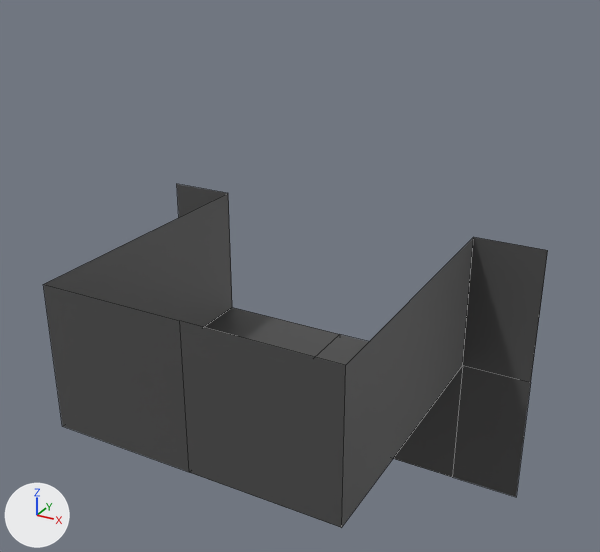
What one commit did to the Blender file Assets/Arting/Model/Level2.blend.
One viewpoint serves both versions: a 50 mm camera at (10.08, -16.92, 12.15) aimed at (0.42, 0.66, 3.36). The axes (+X, +Y, +Z) are drawn at lower left. The lights are the same throughout. Mesh edges are drawn as thin lines. The same objects are shown in both versions, whatever each file hides.

The scene before the commit, as lines of its bpy script (objects in view):
```python
me_plane = bpy.data.meshes.new('Plane')
me_plane.from_pydata(...)  # 20 vertices, 12 faces; spans x -1.5..1.5, y -1.0..1.0, z -1.0..1.0
me_plane.materials.append(mat_material)  # dark grey #4d4d4d
ob_start = bpy.data.objects.new('Start', me_plane)
ob_start.parent = ob_colliders
ob_start.location = (0.0, 0.0, 0.0)
ob_start.scale = (4.0, 4.0, 4.0)
```
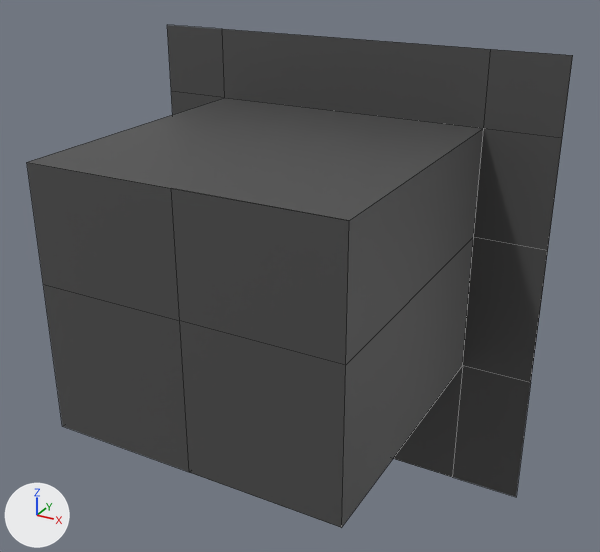
Commit message: Prevent player from peeking out of the map.
Extrusions on start piece.

Changed parts and their boxes (x1, y1, x2, y2) in the pictures (600 x 552 px):
```json
{"object": "Start", "change": "reshaped", "before": [43, 184, 548, 528], "after": [27, 25, 573, 528], "on screen": "8% wider, 46% taller"}
{"part": 1, "of": "me_plane", "change": "added", "after": [27, 25, 573, 365]}
```

Scene script edits in JSON lines:
```json
{"block": "me_plane", "where": "# used by ob_start; parent = ob_colliders; location = (0.0, 0.0, 0.0); scale = (4.0, 4.0, 4.0)"}
{"op": "remove", "block": "me_plane", "code": "me_plane.from_pydata(...)  # 20 vertices, 12 faces; spans x -1.5..1.5, y -1.0..1.0, z -1.0..1.0"}
{"op": "add", "block": "me_plane", "code": "me_plane.from_pydata(...)  # 31 vertices, 22 faces; spans x -1.5..1.5, y -1.0..1.0, z -1.0..2.25"}
{"block": "me_plane", "change": "me_plane part 1"}
{"block": "me_plane", "change": "4 vertices are added at (-1.0, 1.0, 2.25), (1.0, 1.0, 2.25), (-1.5, 1.0, 2.25), (1.5, 1.0, 2.25)"}
{"block": "me_plane", "change": "7 new vertices lie (0.0, 0.0, 0.75) away from vertices in x -1.5..1.5, y -1.0..1.0, z 1.0"}
{"block": "me_plane", "change": "10 new faces join them"}
```
